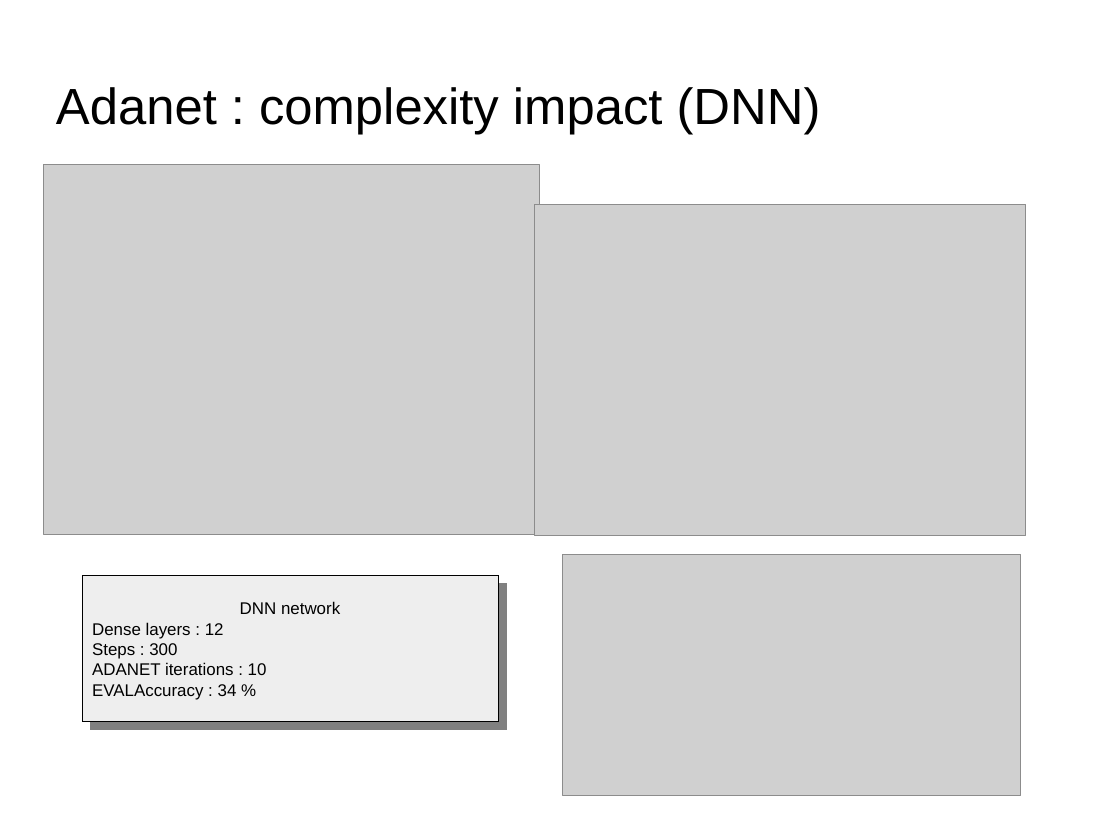
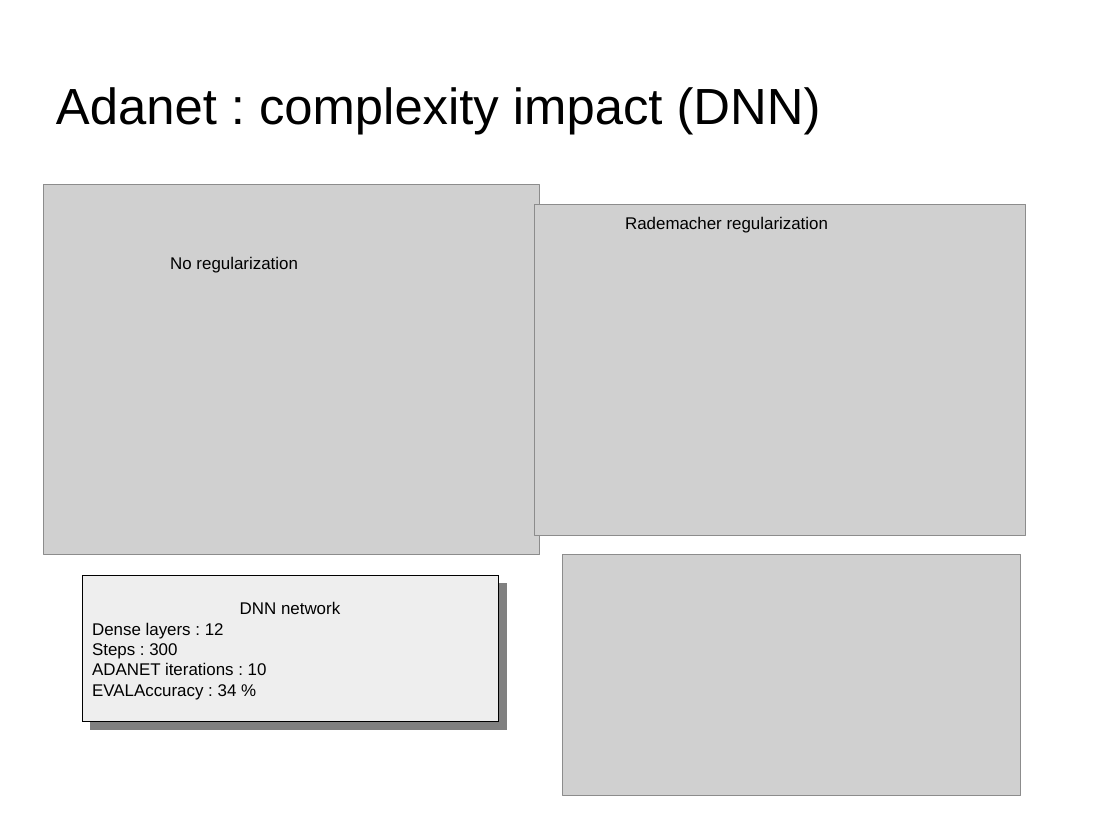
Before and after one commit to dataforcast/OC_Datascientist, a slide deck: slide 24 of P8/report/Openclassrooms_ParcoursDatascientist_P8-V2.odp. Drawn at 1120x840 pixels with LibreOffice and Linux fonts; fonts in the diff are those of the drawing; grey boxes stand for pictures; background and template pictures are left out. Boxes give left, top, right and bottom in pixels: in the first picture for what was removed or moved away, otherwise in the second. Text is boxed around its words. In the diff, an @@ line names an element or a change of style, - is before the commit and + after.

Commit message:
Adanet : source code reworked

```diff
--- a/P8/report/Openclassrooms_ParcoursDatascientist_P8-V2.odp
+++ b/P8/report/Openclassrooms_ParcoursDatascientist_P8-V2.odp
@@ picture: place and size @@
-picture at bbox=[44, 165, 540, 535]
+picture at bbox=[44, 185, 540, 555]
@@ text added at bbox=[625, 216, 828, 233], 12 pt, text #000000 @@
+Rademacher regularization
@@ text added at bbox=[170, 256, 297, 273], 12 pt, text #000000 @@
+No regularization
```
Also in this commit, not shown: 5 other slides changed, 4 slides added, 4 other files.
